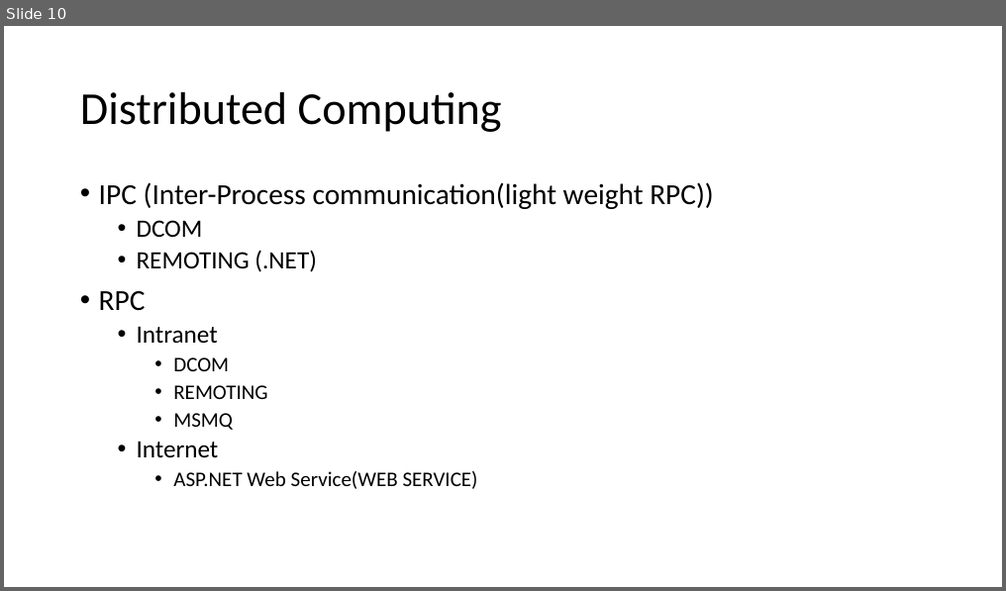
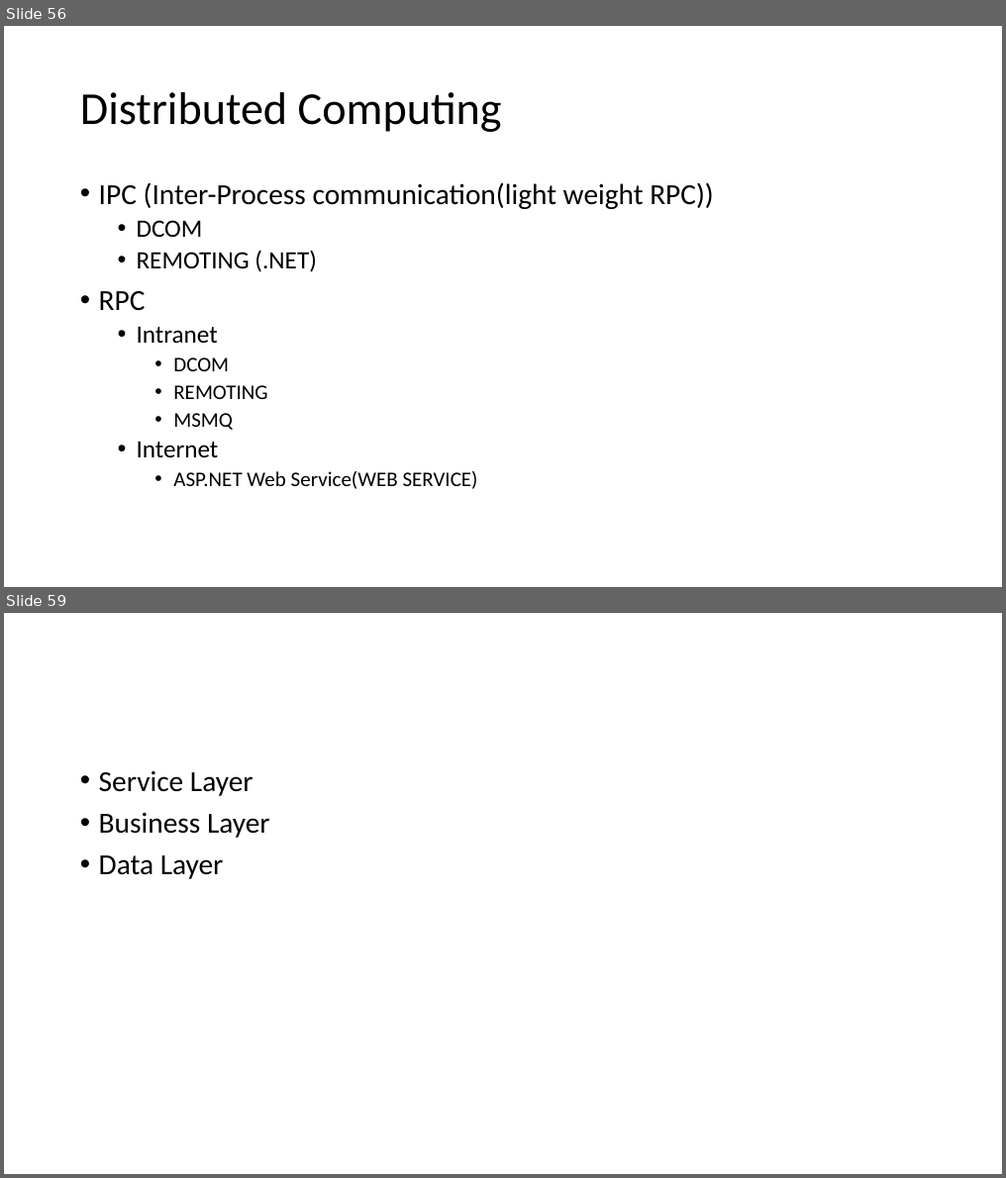
Before and after one commit to elangrg/KDL_27Jun2023, a slide deck: KDL_Con_CSharp_Intro27Jun2023/Content/KynDryl_27Jun_23ClassFlow.pptx. Shown one above the other, each under a label of ours: slide 10 before the commit, slides 56 and 59 after it; the slides between them are not shown. The pictures are 1006x591 and 1006x1178 pixels, drawn with LibreOffice and Linux fonts; fonts in the diff are those of the drawing. Boxes give left, top, right and bottom in pixels: in the first picture for what was removed or moved away, otherwise in the second. Text is boxed around its words. In the diff, an @@ line names an element or a change of style, - is before the commit and + after.

```diff
--- a/KDL_Con_CSharp_Intro27Jun2023/Content/KynDryl_27Jun_23ClassFlow.pptx
+++ b/KDL_Con_CSharp_Intro27Jun2023/Content/KynDryl_27Jun_23ClassFlow.pptx
@@ slide 59 added at [4, 613, 1002, 1174], background #FFFFFF @@
@@ text added at [99, 771, 270, 879], 28 pt, text #000000 @@
+• Service Layer
+• Business Layer
+• Data Layer
@@ what was slide 10 is now slide 56 @@
```
Also in this commit, not shown: 28 other slides added.
